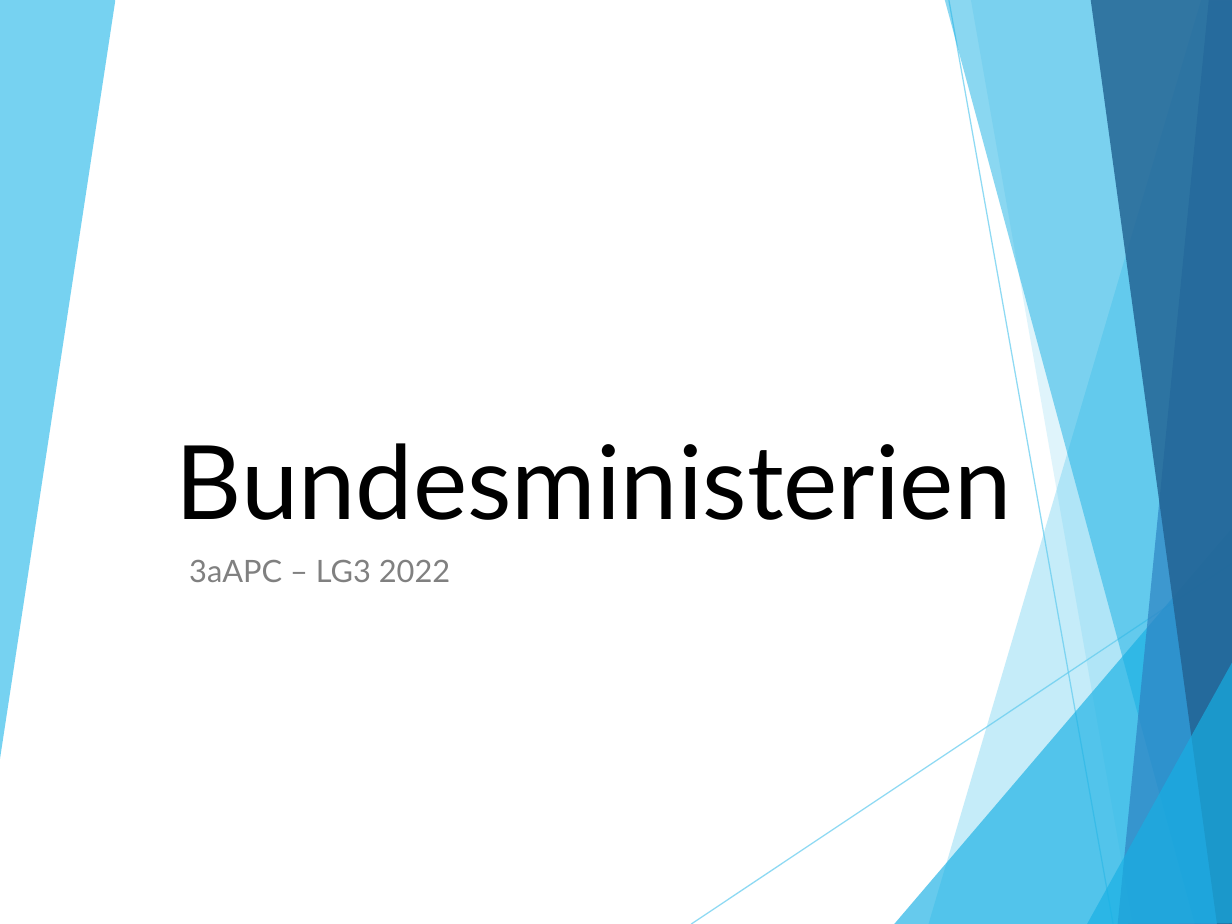
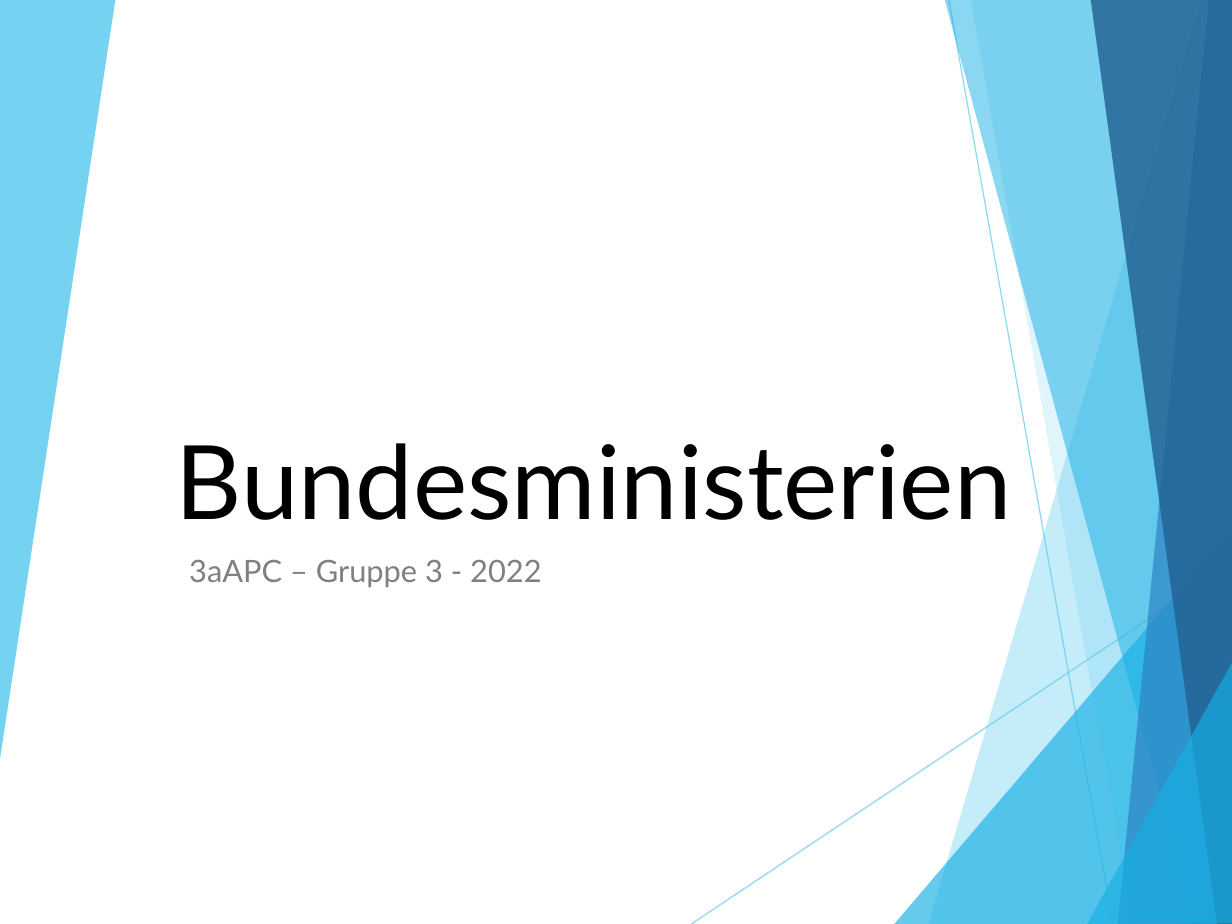
Before and after one commit to itsthistim/Berufsschule, a slide deck: slide 1 of Y3/PB/3.11_Vorlage Präsentation Bundesministerien.pptx. Drawn at 1232x924 pixels with LibreOffice and Linux fonts; fonts in the diff are those of the drawing. Boxes give left, top, right and bottom in pixels: in the first picture for what was removed or moved away, otherwise in the second. Text is boxed around its words. In the diff, an @@ line names an element or a change of style, - is before the commit and + after.

```diff
--- a/Y3/PB/3.11_Vorlage Präsentation Bundesministerien.pptx
+++ b/Y3/PB/3.11_Vorlage Präsentation Bundesministerien.pptx
@@ subtitle at <box>189,560,541,587</box>: text changed @@
-3aAPC – LG3 2022
+3aAPC – Gruppe 3 - 2022
```
Also in this commit, not shown: 2 other slides changed, 5 slides added, 9 other files.
